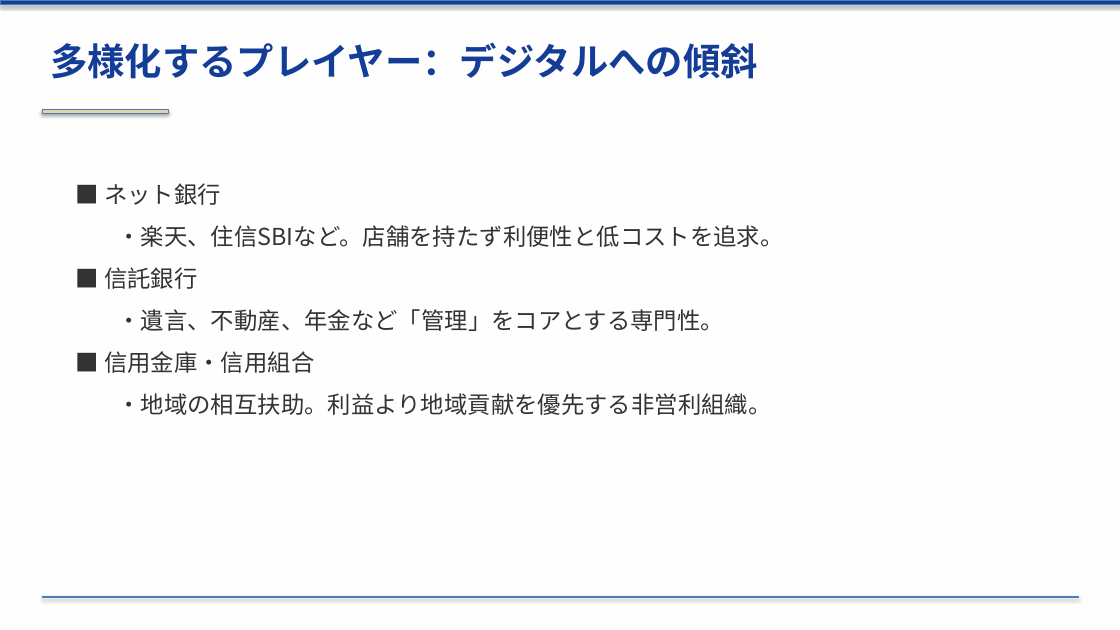
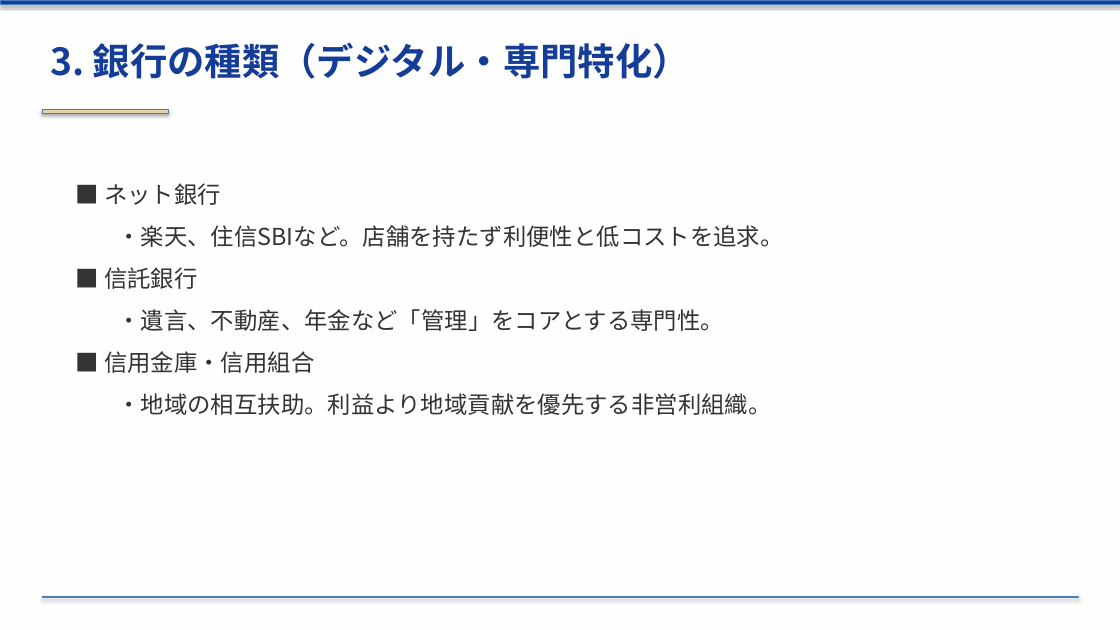
Before and after one commit to xilicrysta/bank-pptx, a slide deck: slide 8 of bank_industry_presentation.pptx. Drawn at 1120x630 pixels with LibreOffice and Linux fonts; fonts in the diff are those of the drawing. Boxes give left, top, right and bottom in pixels: in the first picture for what was removed or moved away, otherwise in the second. Text is boxed around its words. In the diff, an @@ line names an element or a change of style, - is before the commit and + after.

```diff
--- a/bank_industry_presentation.pptx
+++ b/bank_industry_presentation.pptx
@@ text at (50,42,690,79): text changed @@
-多様化するプレイヤー：デジタルへの傾斜
+3. 銀行の種類（デジタル・専門特化）
```
Also in this commit, not shown: 11 other slides changed, 1 other file.
